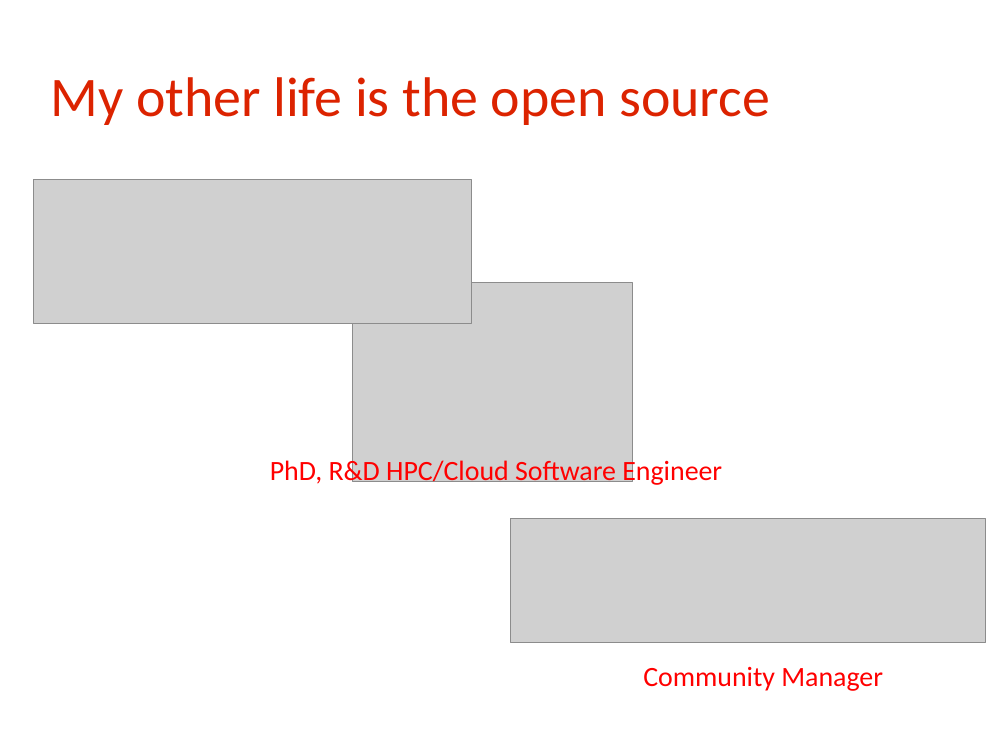
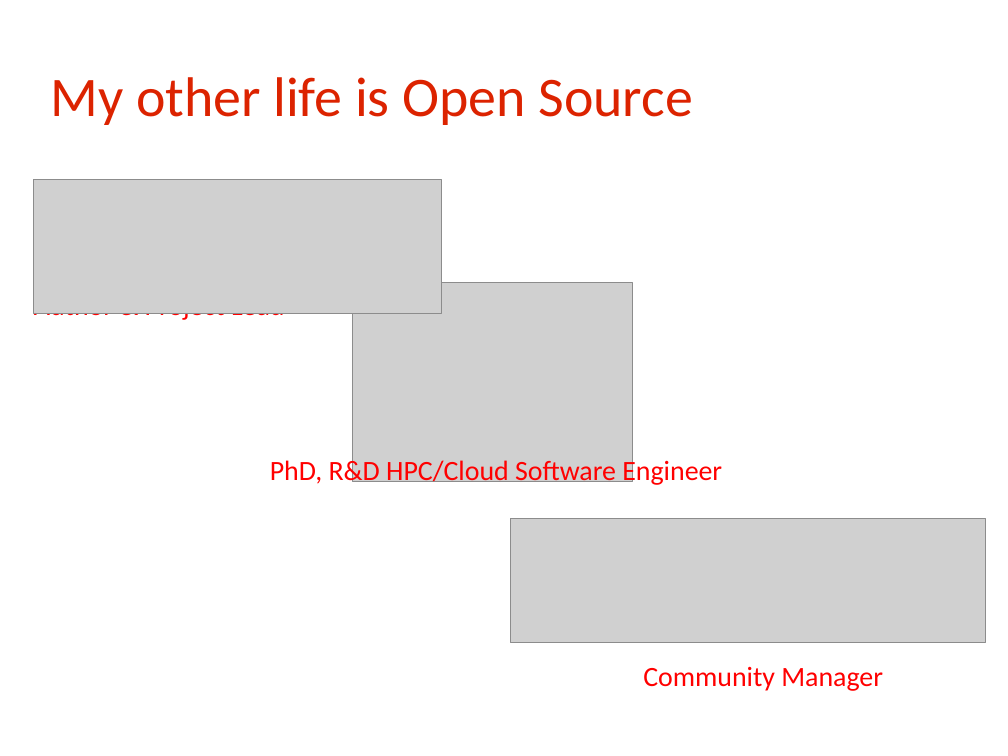
Before and after one commit to rchakode/realopinsight, a slide deck: slide 3 of doc/talks/rmll-2013.odp. Drawn at 1008x756 pixels with LibreOffice and Linux fonts; fonts in the diff are those of the drawing; grey boxes stand for pictures; background and template pictures are left out. Boxes give left, top, right and bottom in pixels: in the first picture for what was removed or moved away, otherwise in the second. Text is boxed around its words. In the diff, an @@ line names an element or a change of style, - is before the commit and + after.

```diff
--- a/doc/talks/rmll-2013.odp
+++ b/doc/talks/rmll-2013.odp
@@ title at (x1=50, y1=77, x2=692, y2=125): text changed @@
-My other life is the open source
+My other life is Open Source
@@ picture resized from (x1=34, y1=180, x2=472, y2=324) to (x1=34, y1=180, x2=442, y2=314) @@
```
Also in this commit, not shown: 14 other slides changed, 3 other files.
